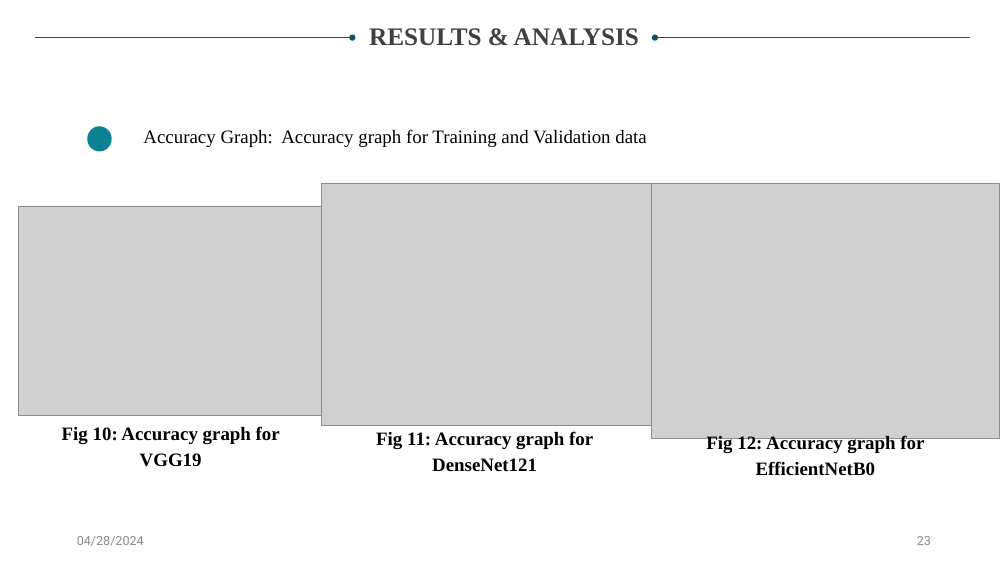
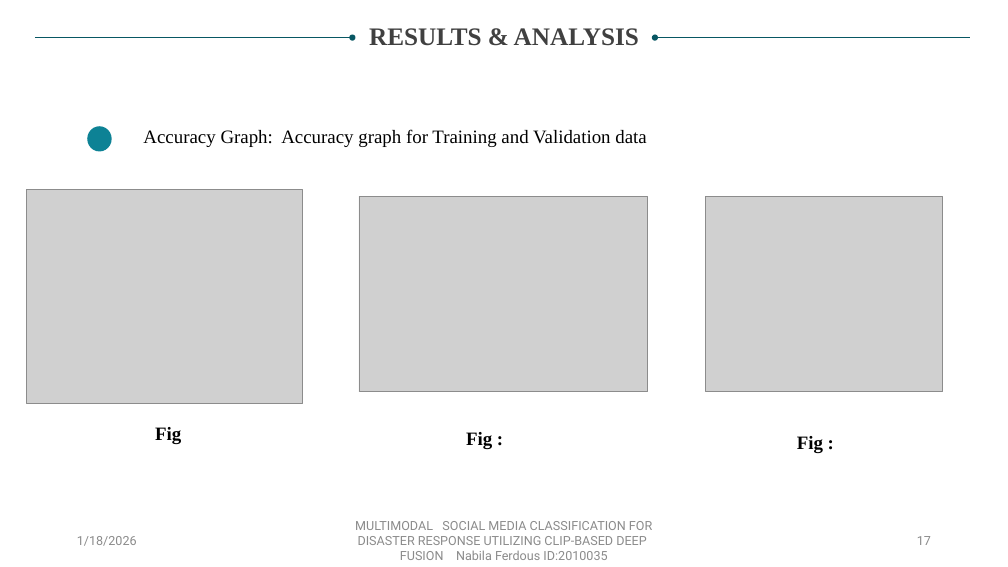
Before and after one commit to NabilaFerdousPrapty/LifeLine, a slide deck: slide 17 of proposal/2010035.pptx (slide 23 before the commit). Drawn at 1008x567 pixels with LibreOffice and Linux fonts; fonts in the diff are those of the drawing; grey boxes stand for pictures. Boxes give left, top, right and bottom in pixels: in the first picture for what was removed or moved away, otherwise in the second. Text is boxed around its words. In the diff, an @@ line names an element or a change of style, - is before the commit and + after.

```diff
--- a/proposal/2010035.pptx
+++ b/proposal/2010035.pptx
@@ picture: place and size @@
-picture at (19, 206, 337, 416)
+picture at (27, 189, 302, 404)
@@ picture: place and size @@
-picture at (321, 184, 684, 426)
+picture at (359, 197, 648, 392)
@@ picture: place and size @@
-picture at (652, 183, 1000, 439)
+picture at (706, 196, 943, 392)
@@ text at (155, 427, 181, 444): text changed @@
-Fig 10: Accuracy graph for VGG19
+Fig
@@ text at (466, 432, 492, 449): text changed @@
-Fig 11: Accuracy graph for DenseNet121
+Fig :
@@ text at (797, 436, 823, 453): text changed @@
-Fig 12: Accuracy graph for EfficientNetB0
+Fig :
@@ text at (77, 536, 137, 546): text changed @@
-04/28/2024
+1/18/2026
@@ text added at (355, 521, 652, 560), 12 pt, text #8C8C8C @@
+MULTIMODAL SOCIAL MEDIA CLASSIFICATION FOR DISASTER RESPONSE UTILIZING CLIP-BASED DEEP FUSION Nabila Ferdous ID:2010035
@@ page number at (917, 536, 931, 545): text changed @@
-23
+17
```
Also in this commit, not shown: 22 other slides changed, 6 slides added, 13 slides removed.
